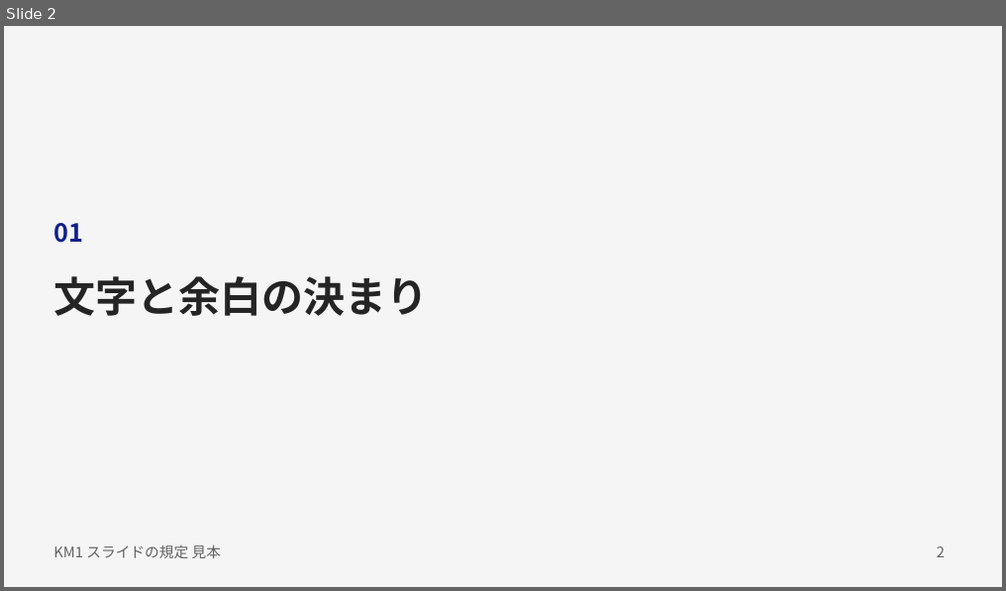
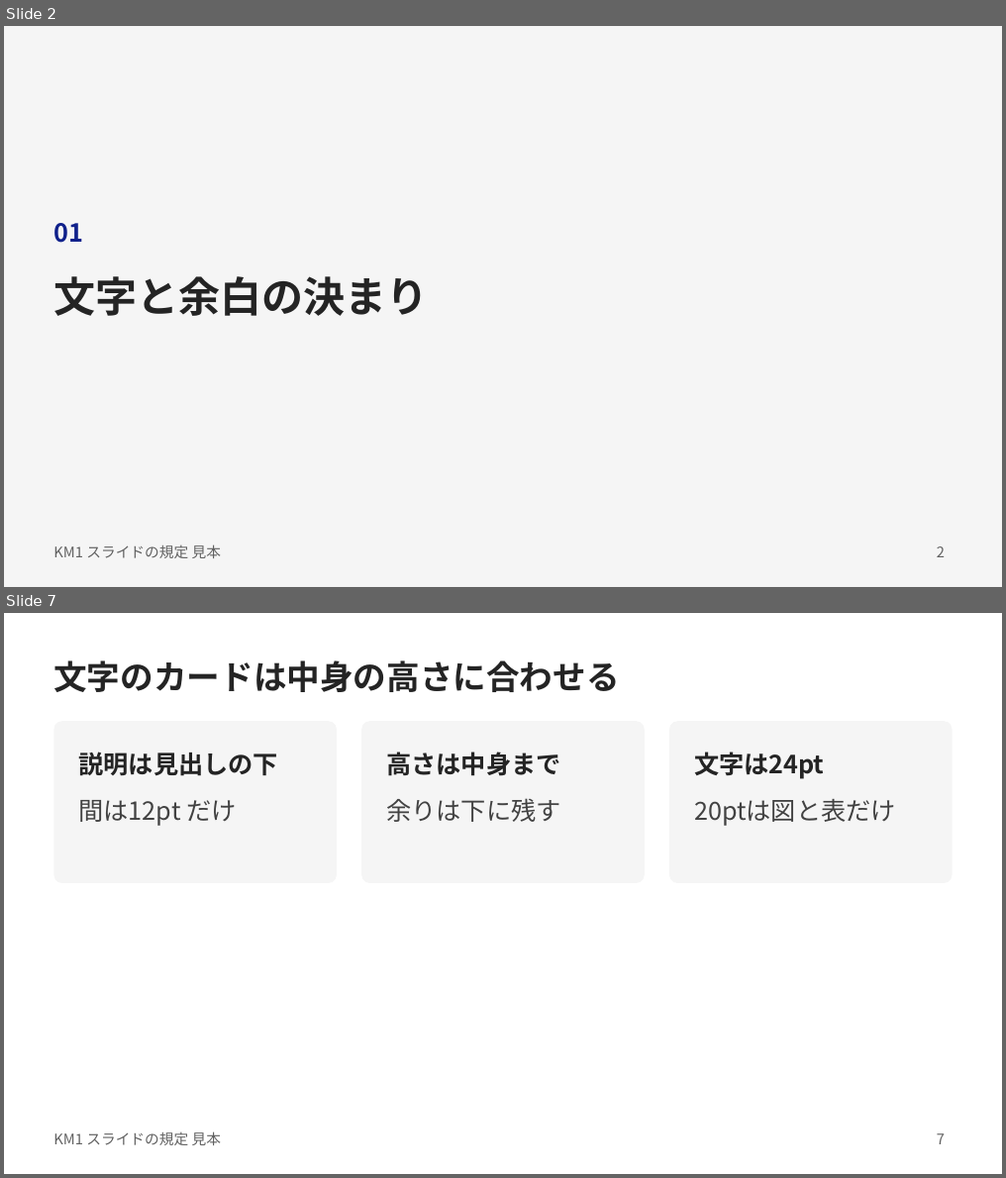
Before and after one commit to kami2news/km1-design-system, a slide deck: dist/KM1_スライド見本.pptx. Shown one above the other, each under a label of ours: slide 2 before the commit, slides 2 and 7 after it; the slides between them are not shown. The pictures are 1006x591 and 1006x1178 pixels, drawn with LibreOffice and Linux fonts; fonts in the diff are those of the drawing. Boxes give left, top, right and bottom in pixels: in the first picture for what was removed or moved away, otherwise in the second. Text is boxed around its words. In the diff, an @@ line names an element or a change of style, - is before the commit and + after.

```diff
--- a/dist/KM1_スライド見本.pptx
+++ b/dist/KM1_スライド見本.pptx
@@ slide 7 added at [4, 613, 1002, 1174], background #FFFFFF; not listed: 1 template element that a slide beside it also shows @@
@@ title added at [54, 661, 619, 692], 32 pt, text #242424, bold @@
+文字のカードは中身の高さに合わせる
@@ rounded rectangle added at [54, 721, 338, 883], fill #F5F5F5 @@
@@ rounded rectangle added at [361, 721, 645, 883], fill #F5F5F5 @@
@@ rounded rectangle added at [669, 721, 952, 883], fill #F5F5F5 @@
@@ text added at [79, 752, 279, 826], 24 pt, text #242424, bold @@
+説明は見出しの下
+間は12pt だけ
@@ text added at [386, 752, 560, 822], 24 pt, text #242424, bold @@
+高さは中身まで
+余りは下に残す
@@ text added at [694, 752, 896, 826], 24 pt, text #424242 @@
+文字は24pt
+20ptは図と表だけ
@@ page number added at [937, 1134, 944, 1145], 14 pt, text #616161 @@
+7
```
Also in this commit, not shown: 9 slides changed, 7 other files.
